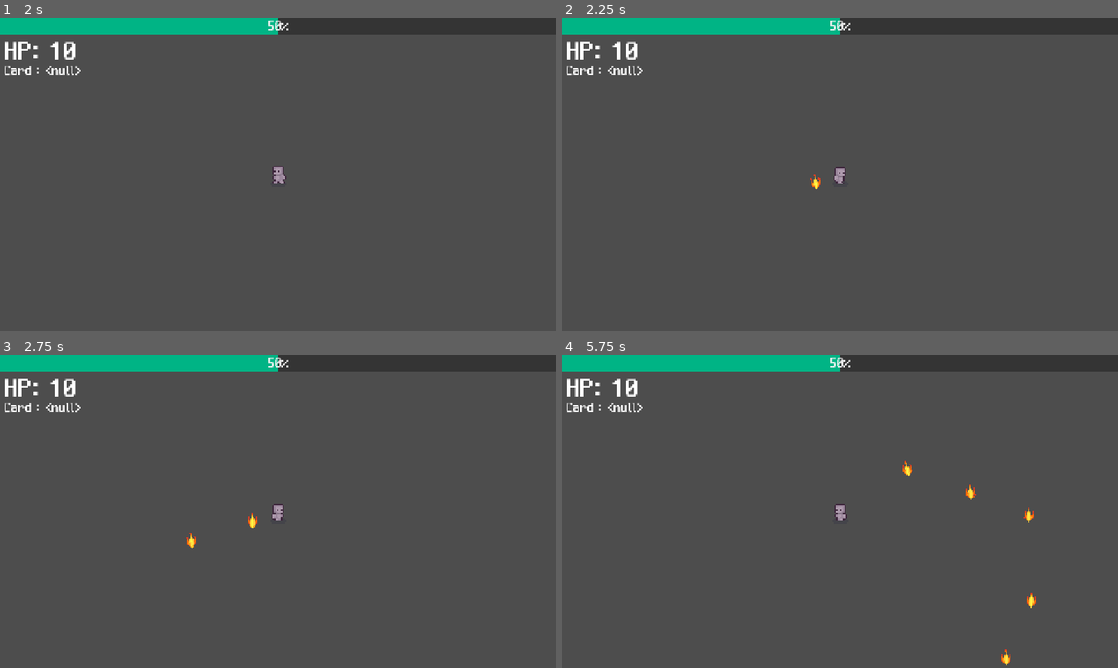
Above: before the commit, frames 1-4 (two rows, left to right).
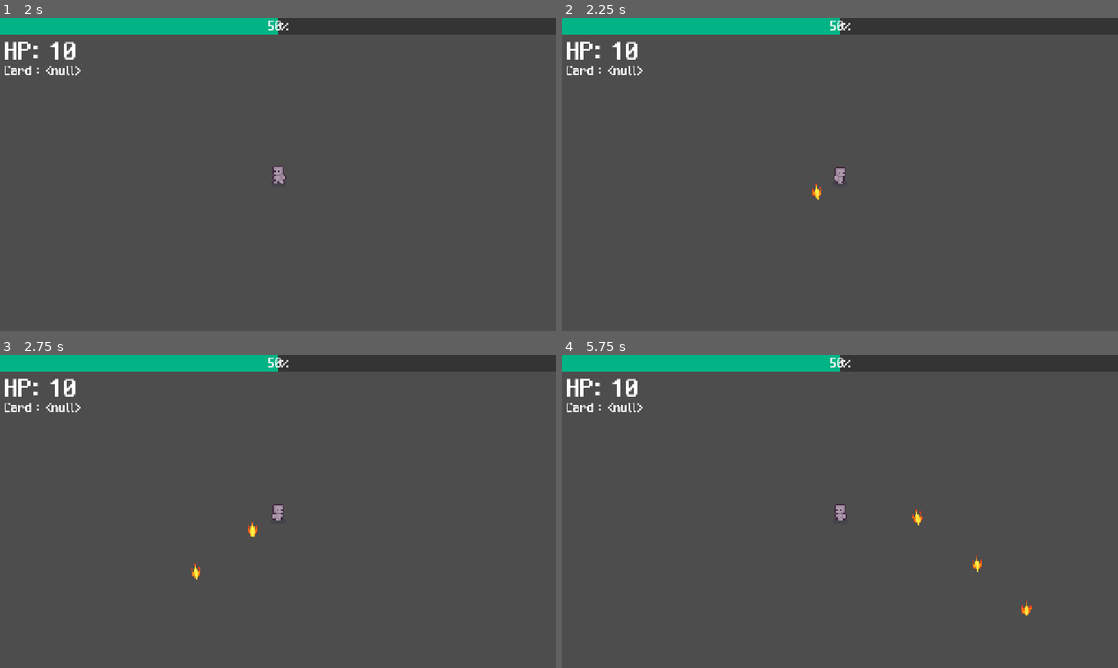
Above: after the commit, the same moments.

Repository: rnseo007/2dgame
Game: Godot game, scene res://Scenes/main.tscn
The game is run twice, just before and just after one commit, with the same random seed, the same clock (stepped at 60 frames per second) and the same inputs.
Inputs:
- Up to frame 1 (2 s): tap Enter at 0.5 s; hold D (move_right) 0.53-1.28 s; tap Space at 1.25 s; hold S (move_down) from 1.28 s (still down)
- Up to frame 2 (2.25 s): tap Enter at 2 s; release S (move_down) at 2.03 s; hold D (move_right) from 2.03 s (still down)
- Up to frame 3 (2.75 s): keep holding D (move_right)
- Up to frame 4 (5.75 s): release D (move_right) at 2.78 s; hold W (move_up) 2.78-3.53 s; hold A (move_left) 3.53-5.03 s; hold S (move_down) from 5.03 s (still down)

Frame 1 is identical in both runs. In frame 2, less than 0.1% of the frame differs, in the area x 44-47%, y 50-58%; in frame 3, 0.2%; in frame 4, 0.4%, in the area x 61-86%, y 33-100%.

Commit message:
공격 타긱 수정 완

Diff:
--- a/Scenes/main.tscn
+++ b/Scenes/main.tscn
@@ -2,7 +2,7 @@
 
 [ext_resource type="PackedScene" uid="uid://dtrgo1xqwerm0" path="res://Scenes/Player.tscn" id="1_bo1nx"]
 [ext_resource type="PackedScene" uid="uid://b7bkqi52340cw" path="res://Scenes/play_hud.tscn" id="3_8gbba"]
-[ext_resource type="PackedScene" uid="uid://cwtjculhnmds1" path="res://Scenes/Enemy_spawner.tscn" id="3_jjvhh"]
+[ext_resource type="PackedScene" uid="uid://cwtjculhnmds1" path="res://Scenes/enemy_spawner.tscn" id="3_jjvhh"]
 [ext_resource type="PackedScene" uid="uid://b3rqc2fq4a257" path="res://Scenes/attack.tscn" id="4_jjvhh"]
 
 [node name="Main" type="Node2D"]
--- a/Scripts/attack.gd
+++ b/Scripts/attack.gd
@@ -44,7 +44,6 @@
 		reloadTimer.start(reload_time)
 
 func get_close_target(enemys):
-	print("---------------------")
 	var cur_enemy_dist = 10000
 	var cur_enemy_pos : Vector2 = Vector2.ZERO
 	for i in enemys:
--- a/Scripts/card.gd
+++ b/Scripts/card.gd
@@ -5,7 +5,7 @@
 var hp : int = 1
 var knock_amount : float = 50.0
 var attack_size = 1.0
-var speed : float = 100.0
+var speed : float = 200.0
 var damage : float = 1.0
 
 var target : Vector2 = Vector2.ZERO
--- a/Scripts/enemy.gd
+++ b/Scripts/enemy.gd
@@ -39,6 +39,7 @@
 	if area.is_in_group("Player_Bullet"):
 		var node = area as Node
 		cur_hp -= node.damage
+		hit_anim.stop()
 		hit_anim.play("Hit_Animation")
 		cur_speed -= node.knock_amount
 	if cur_hp <= 0:
